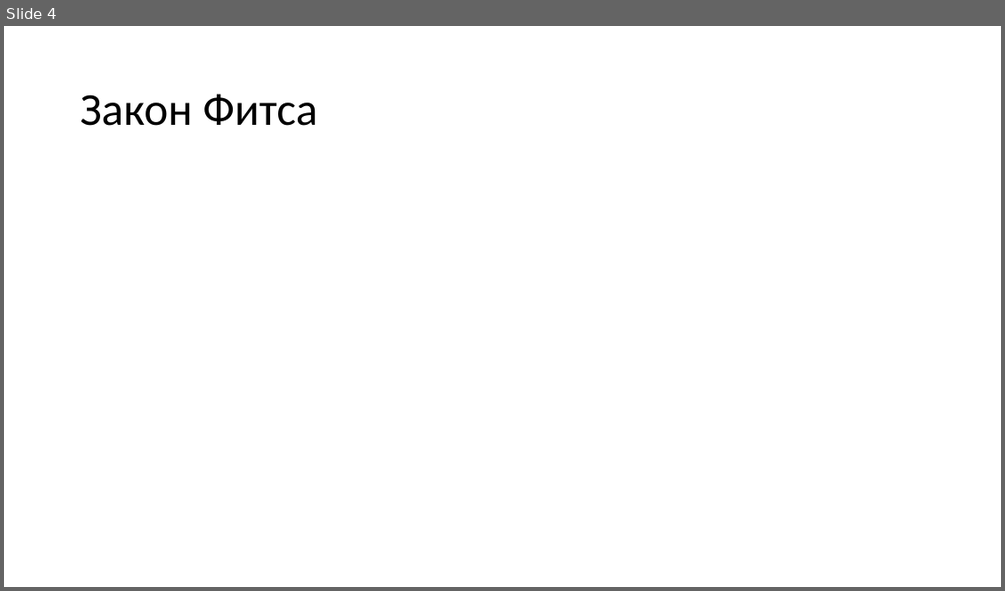
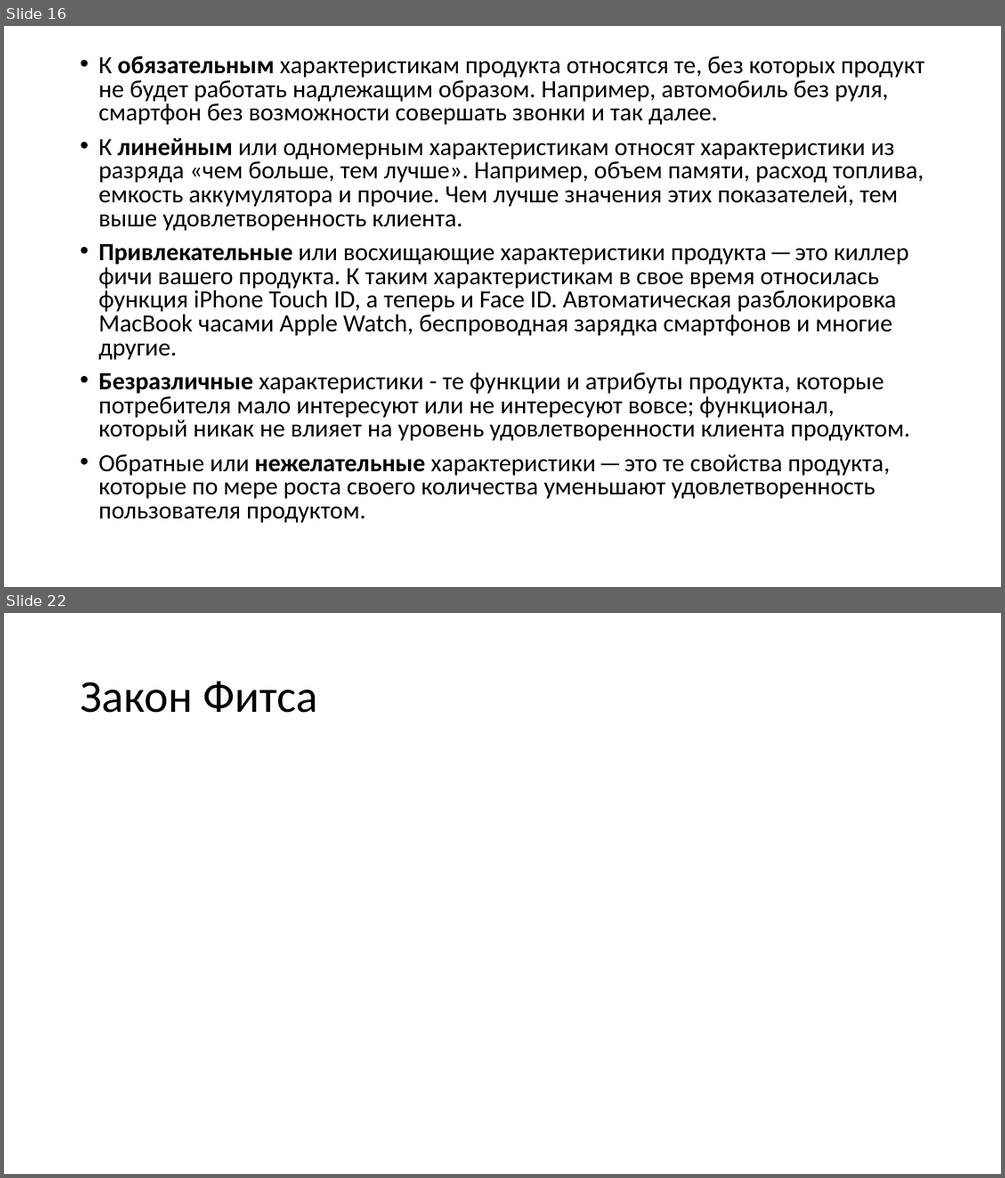
Before and after one commit to naumovda/ux, a slide deck: slides/ux-slides-11.pptx. Shown one above the other, each under a label of ours: slide 4 before the commit, slides 16 and 22 after it; the slides between them are not shown. The pictures are 1005x591 and 1005x1178 pixels, drawn with LibreOffice and Linux fonts; fonts in the diff are those of the drawing; grey boxes stand for pictures. Boxes give left, top, right and bottom in pixels: in the first picture for what was removed or moved away, otherwise in the second. Text is boxed around its words. In the diff, an @@ line names an element or a change of style, - is before the commit and + after.

Commit message:
Added two new lections and a book

```diff
--- a/slides/ux-slides-11.pptx
+++ b/slides/ux-slides-11.pptx
@@ slide 16 added at [4, 26, 1001, 587], background #FFFFFF @@
@@ text added at [98, 56, 924, 523], 23.8 pt, text #000000 @@
+• К обязательным характеристикам продукта относятся те, без которых продукт не будет работать надлежащим образом. Например, автомобиль без руля, смартфон без возможности совершать звонки и так далее.
+• К линейным или одномерным характеристикам относят характеристики из разряда «чем больше, тем лучше». Например, объем памяти, расход топлива, емкость аккумулятора и прочие. Чем лучше значения этих показателей, тем выше удовлетворенность клиента.
+• Привлекательные или восхищающие характеристики продукта — это киллер фичи вашего продукта. К таким характеристикам в свое время относилась функция iPhone Touch ID, а теперь и Face ID. Автоматическая разблокировка MacBook часами Apple Watch, беспроводная зарядка смартфонов и многие другие.
+• Безразличные характеристики - те функции и атрибуты продукта, которые потребителя мало интересуют или не интересуют вовсе; функционал, который никак не влияет на уровень удовлетворенности клиента продуктом.
+• Обратные или нежелательные характеристики — это те свойства продукта, которые по мере роста своего количества уменьшают удовлетворенность пользователя продуктом.
@@ what was slide 4 is now slide 22 @@
```
Also in this commit, not shown: 5 slides changed, 41 other slides added, 7 other files.
